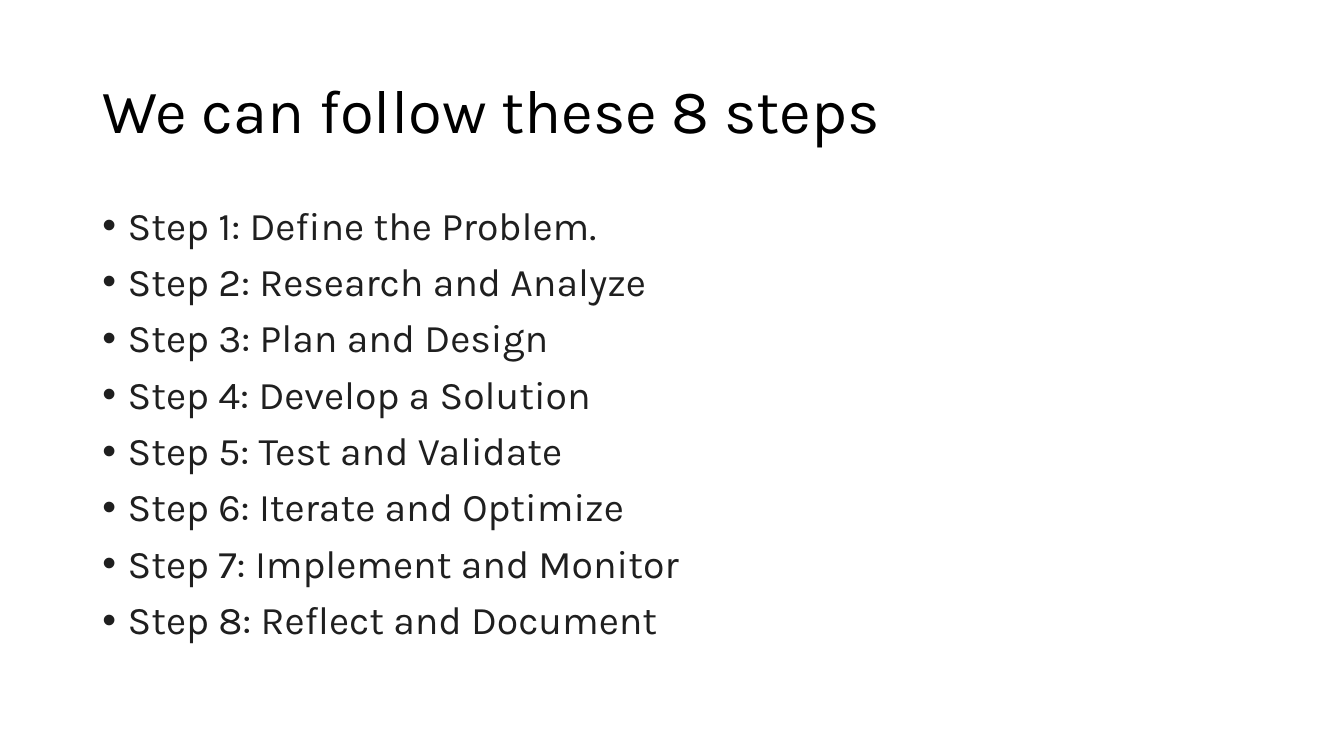
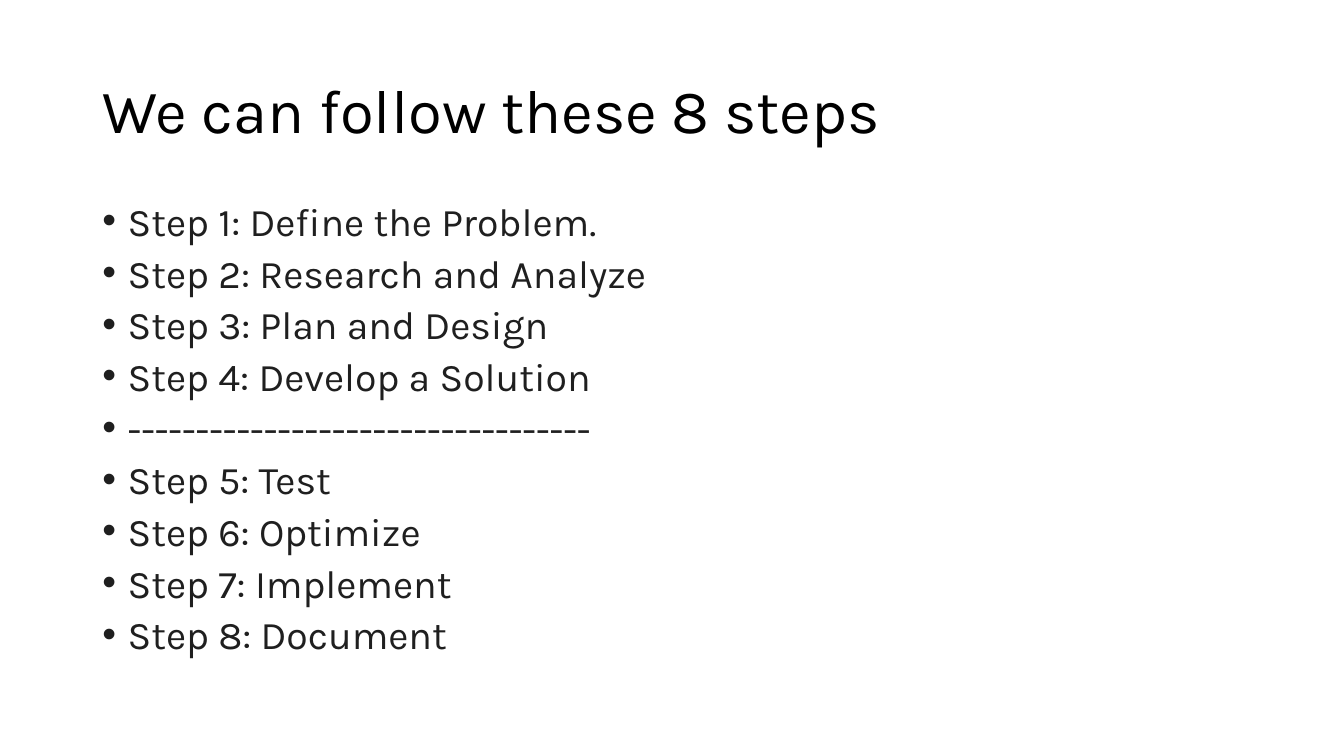
Before and after one commit to Licinio14/softdev, a slide deck: slide 2 of ingles/Apresentação.pptx. Drawn at 1344x756 pixels with LibreOffice and Linux fonts; fonts in the diff are those of the drawing. Boxes give left, top, right and bottom in pixels: in the first picture for what was removed or moved away, otherwise in the second. Text is boxed around its words. In the diff, an @@ line names an element or a change of style, - is before the commit and + after.

```diff
--- a/ingles/Apresentação.pptx
+++ b/ingles/Apresentação.pptx
@@ text at (x1=128, y1=209, x2=646, y2=401): line spacing 0.9 to 0.8 @@
@@ text at (x1=128, y1=469, x2=452, y2=659): text changed @@
-• Step 5: Test and Validate
-• Step 6: Iterate and Optimize
-• Step 7: Implement and Monitor
-• Step 8: Reflect and Document
+• ----------------------------------
+• Step 5: Test
+• Step 6: Optimize
+• Step 7: Implement
+• Step 8: Document
```
Also in this commit, not shown: 1 other slide changed, 2 other files.
